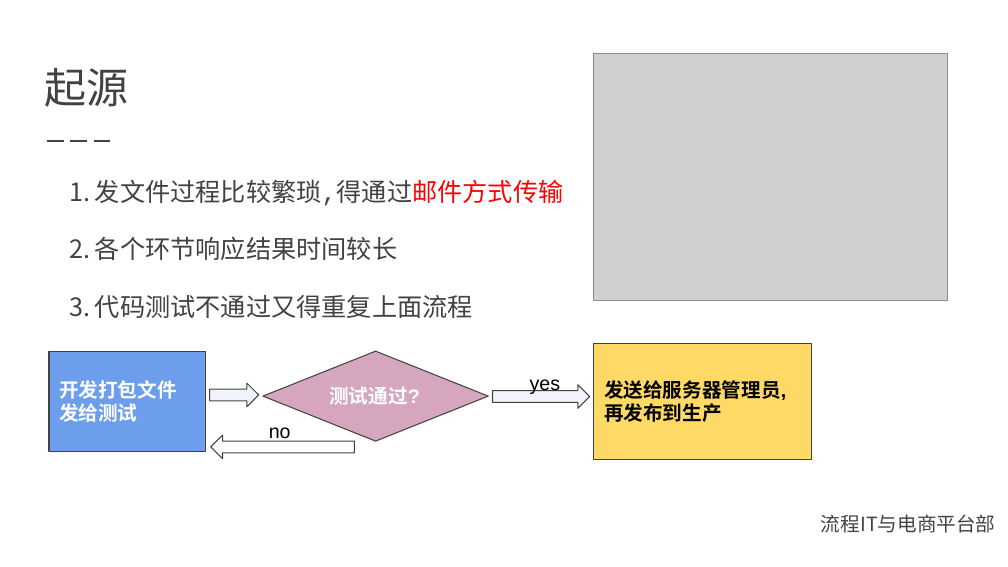
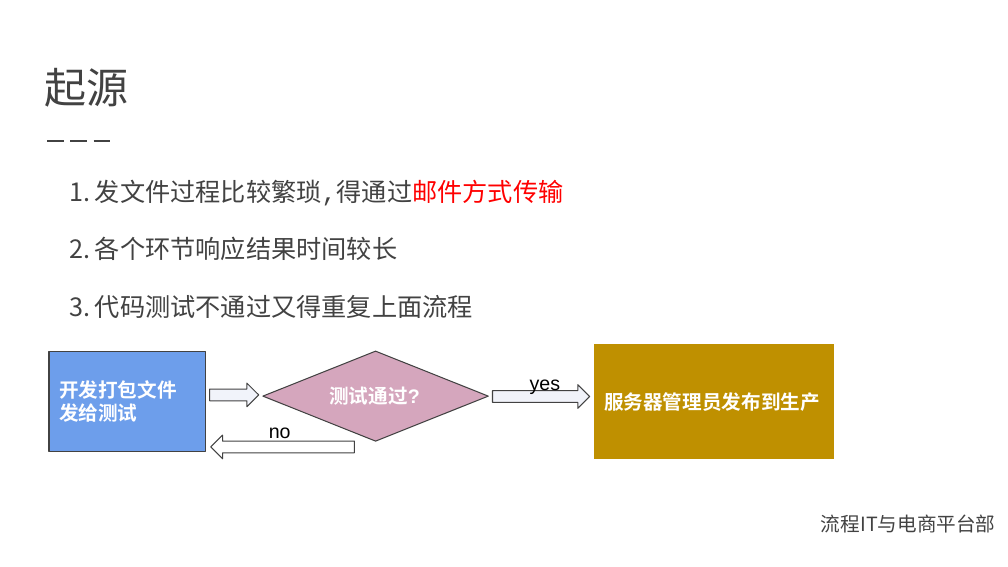
Before and after one commit to shekobe/test, a slide deck: slide 2 of 文件发布管理.pptx. Drawn at 1008x567 pixels with LibreOffice and Linux fonts; fonts in the diff are those of the drawing; grey boxes stand for pictures; background and template pictures are left out. Boxes give left, top, right and bottom in pixels: in the first picture for what was removed or moved away, otherwise in the second. Text is boxed around its words. In the diff, an @@ line names an element or a change of style, - is before the commit and + after.

```diff
--- a/文件发布管理.pptx
+++ b/文件发布管理.pptx
@@ picture removed at (594, 53, 948, 301) @@
@@ rectangle "服务器管理员发布到生产": place and size @@
-rectangle "服务器管理员发布到生产" at (594, 343, 810, 459)
+rectangle "服务器管理员发布到生产" at (594, 343, 835, 459)
@@ rectangle "服务器管理员发布到生产" at (594, 343, 835, 459): fill #FFD966 to #BF9000; outline #424242 0.75 pt to #FFFFFF 0.75 pt @@
@@ text in rectangle at (604, 392, 820, 411): text changed; text colour #000000 to #FFFFFF @@
-发送给服务器管理员,再发布到生产
+服务器管理员发布到生产
```
Also in this commit, not shown: 1 other slide changed.
